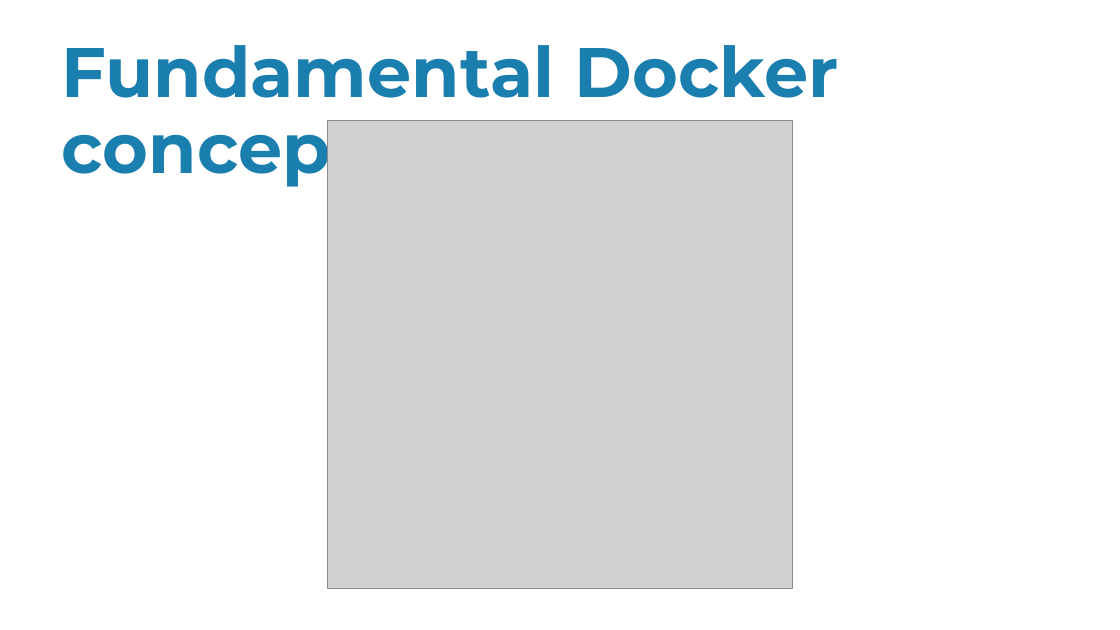
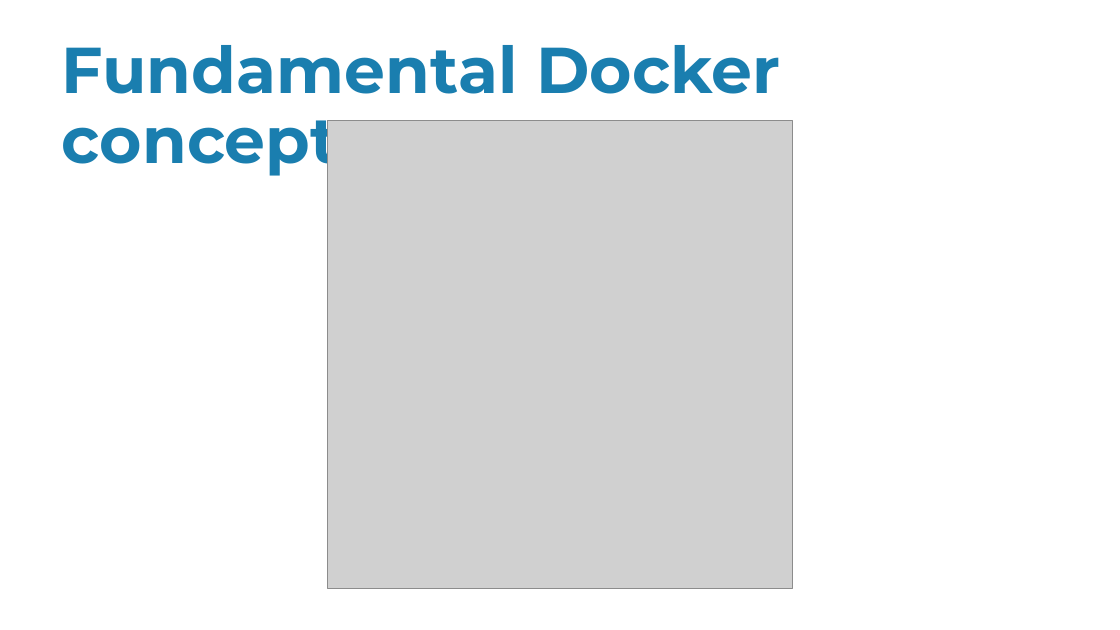
Before and after one commit to alainkhouryy/Project-integration, a slide deck: slide 16 of presentation/Final-Pres.pptx. Drawn at 1120x630 pixels with LibreOffice and Linux fonts; fonts in the diff are those of the drawing; grey boxes stand for pictures. Boxes give left, top, right and bottom in pixels: in the first picture for what was removed or moved away, otherwise in the second. Text is boxed around its words. In the diff, an @@ line names an element or a change of style, - is before the commit and + after.

```diff
--- a/presentation/Final-Pres.pptx
+++ b/presentation/Final-Pres.pptx
@@ text "Fundamental Docker concepts" at <box>62,45,780,178</box>: size 60 to 55.5 pt @@
```
Also in this commit, not shown: 21 other slides changed, 3 slides added.
